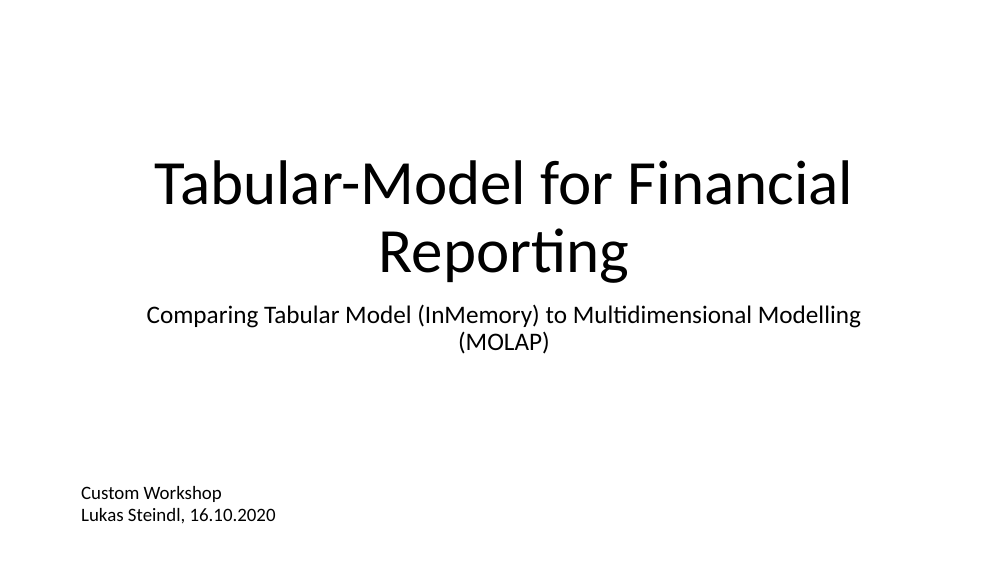
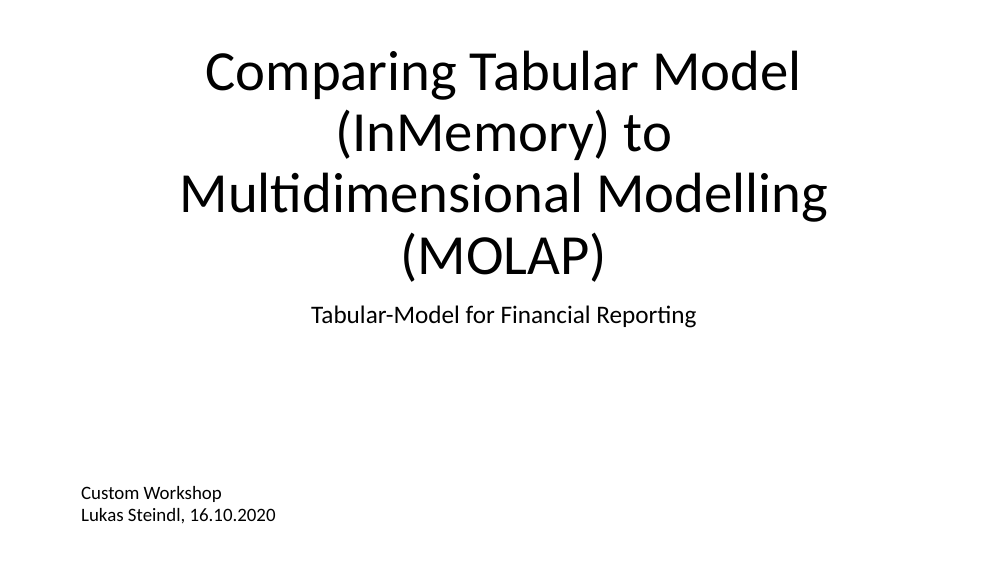
Before and after one commit to LukasSteindl/tabularmodelforfinance, a slide deck: slide 3 of Slides.pptx. Drawn at 1008x567 pixels with LibreOffice and Linux fonts; fonts in the diff are those of the drawing. Boxes give left, top, right and bottom in pixels: in the first picture for what was removed or moved away, otherwise in the second. Text is boxed around its words. In the diff, an @@ line names an element or a change of style, - is before the commit and + after.

Commit message:
updated model and added slides

```diff
--- a/Slides.pptx
+++ b/Slides.pptx
@@ title at [180,50,828,282]: text changed; size 60 to 54 pt @@
-Tabular-Model for Financial Reporting
+Comparing Tabular Model (InMemory) to Multidimensional Modelling (MOLAP)
@@ subtitle at [311,305,696,328]: text changed @@
-Comparing Tabular Model (InMemory) to Multidimensional Modelling (MOLAP)
+Tabular-Model for Financial Reporting
```
Also in this commit, not shown: 13 other slides changed, 9 slides added, 3 slides removed, 2 other files.
